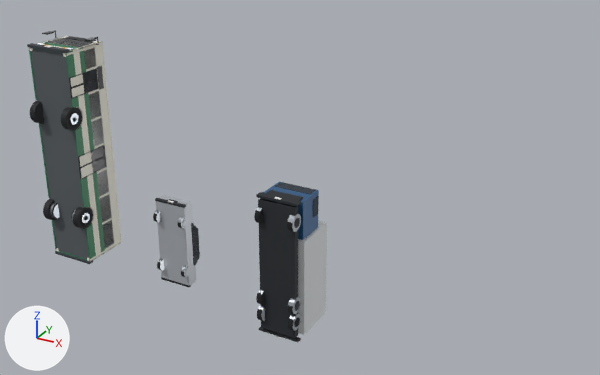
One commit to the Blender file tools/bus-model.blend: the scene before it, then after it.
The view is the same before and after, from a 50 mm camera at (30.2, -28.77, 19.1) aimed at (12.38, 3.63, 2.9). Lighting does not change. The marker at lower left points along +X, +Y and +Z. The first picture is the older version.

The first picture shows 'CantRailL', 'Floor', 'GlassL-0.125', 'GlassL5.025', 'LSkirtA', 'Sedan', 'Truck' and 38 more.
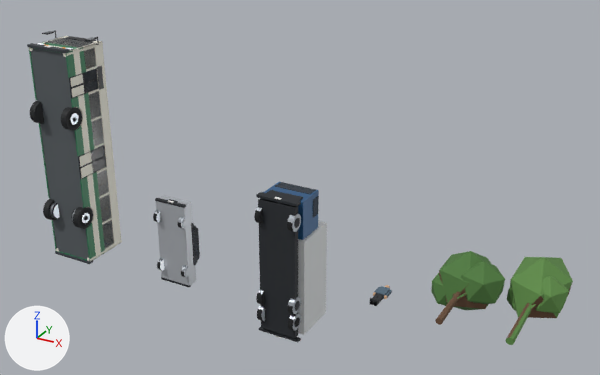
Commit message: Replace waiting passengers and street trees with Blender models

Changed parts and their boxes [x1, y1, x2, y2] in the pictures (600 x 375 px):
'TreeB', added: after [506, 257, 573, 345]
    faces in mat_treeleafb (green #5d8a46): [506, 257, 573, 345]
    faces in mat_treetrunk (brown #6b4f3a): [507, 284, 572, 338]
'TreeA', added: after [431, 251, 505, 325]
    faces in mat_treeleafa (dark green #4e7a3d): [431, 251, 505, 310]
    faces in mat_treetrunk (brown #6b4f3a): [435, 270, 487, 325]
'Passenger', added: after [370, 285, 392, 306]
    faces in mat_paxbody (dark blue #546a7b): [374, 286, 392, 299]

What the commit changed:
Material 'TreeTrunk' (mat_treetrunk) is new.
Its base color is (0.147, 0.0782, 0.0423) (brown #6b4f3a).
Its roughness is 0.9.
Material 'TreeLeafB' (mat_treeleafb) is new.
Its base color is (0.109, 0.254, 0.0612) (green #5d8a46).
Its roughness is 0.85.
Material 'TreeLeafA' (mat_treeleafa) is new.
Its base color is (0.0762, 0.195, 0.0467) (dark green #4e7a3d).
Its roughness is 0.85.
Material 'PaxDark' (mat_paxdark) is new.
Its base color is (0.0232, 0.0262, 0.0307) (dark grey #2a2d31).
Its roughness is 0.7.
Material 'PaxSkin' (mat_paxskin) is new.
Its base color is (0.738, 0.445, 0.262) (beige #dfb28c).
Its roughness is 0.7.
Material 'PaxBody' (mat_paxbody) is new.
Its base color is (0.0887, 0.144, 0.198) (dark blue #546a7b).
Its roughness is 0.7.
Mesh me_treeb is new.
It has 64 vertices, 78 faces and spans x -1.34..1.4, y 0.0..6.81, z -1.5..1.5.
Faces by material slot: [18, 60].
It uses material mat_treetrunk (brown #6b4f3a).
It uses material mat_treeleafb (green #5d8a46).
Mesh me_treea is new.
It has 76 vertices, 86 faces and spans x -1.59..1.78, y 0.0..5.12, z -1.55..1.55.
Faces by material slot: [26, 60].
It uses material mat_treetrunk (brown #6b4f3a).
It uses material mat_treeleafa (dark green #4e7a3d).
Mesh me_passenger is new.
It has 134 vertices, 160 faces and spans x -0.32..0.32, y 0.0..1.63, z -0.14..0.18.
Faces by material slot: [44, 18, 98].
It uses material mat_paxdark (dark grey #2a2d31).
It uses material mat_paxbody (dark blue #546a7b).
It uses material mat_paxskin (beige #dfb28c).
Object 'TreeB' (ob_treeb) is new; it shows me_treeb.
Its location is (24.0, 0.0, 0.0).
Object 'TreeA' (ob_treea) is new; it shows me_treea.
Its location is (21.0, 0.0, 0.0).
Object 'Passenger' (ob_passenger) is new; it shows me_passenger.
Its location is (18.0, 0.0, 0.0).
